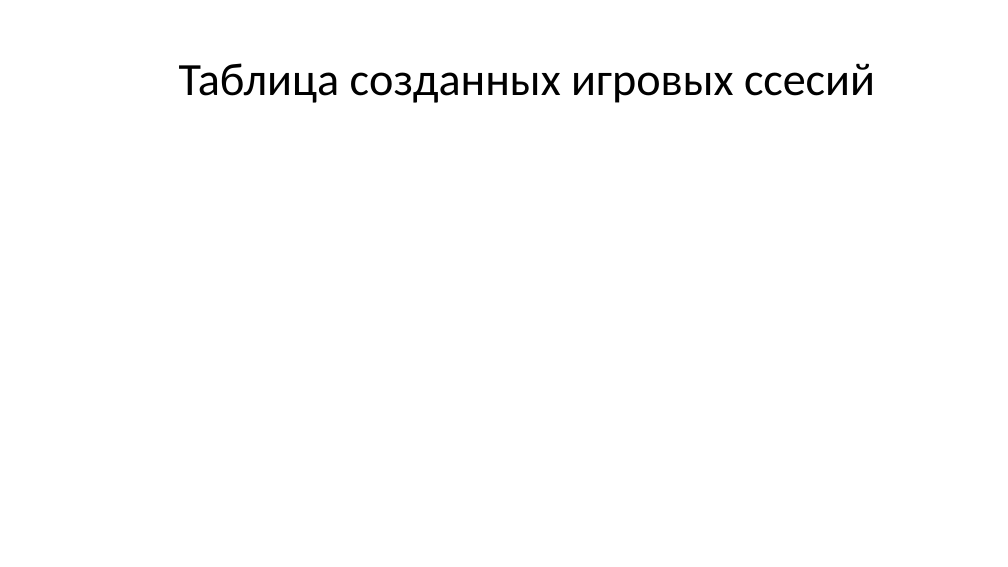
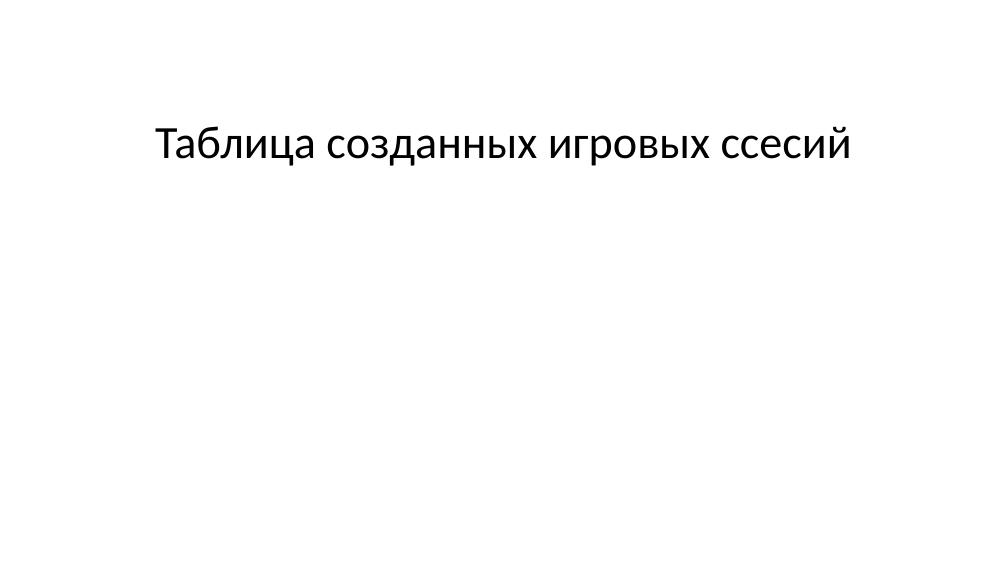
Before and after one commit to Pinkyuu/api-rock-paper-scissors, a slide deck: slide 4 of Создание API для игры.pptx. Drawn at 1008x567 pixels with LibreOffice and Linux fonts; fonts in the diff are those of the drawing; background and template pictures are left out. Boxes give left, top, right and bottom in pixels: in the first picture for what was removed or moved away, otherwise in the second. Text is boxed around its words. In the diff, an @@ line names an element or a change of style, - is before the commit and + after.

```diff
--- a/Создание API для игры.pptx
+++ b/Создание API для игры.pptx
@@ title "Таблица созданных игровых ссесий": place and size @@
-title "Таблица созданных игровых ссесий" at box(179, 63, 875, 103)
+title "Таблица созданных игровых ссесий" at box(155, 126, 852, 166)
```
Also in this commit, not shown: 2 other slides changed, 2 slides added, 7 slides removed.
